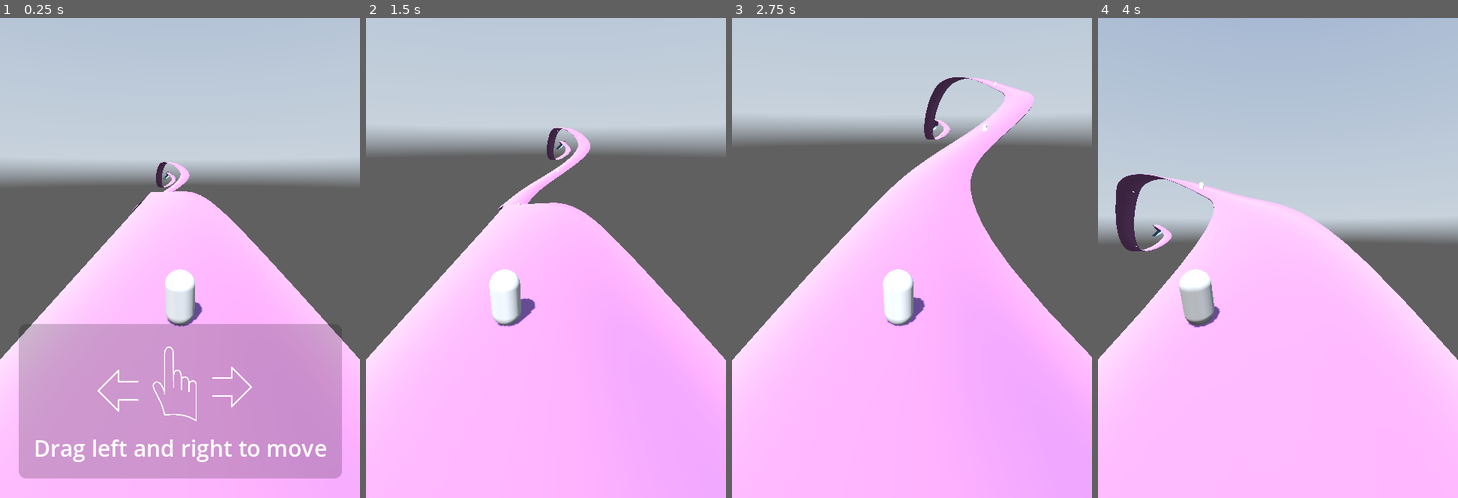
Above: before the commit, frames 1-4 (left to right).
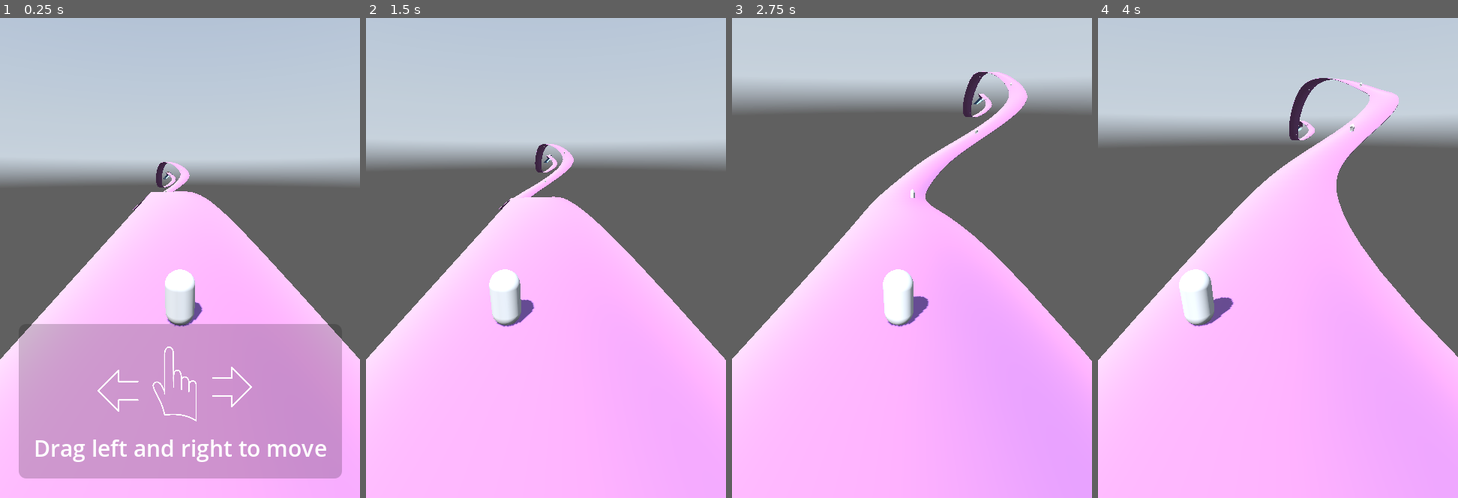
Above: after the commit, the same moments.

Repository: ludovancy/endless-roller
Game: Godot game, scene res://world.tscn
Same seed, same stepped clock (60 frames per second), same inputs: the game is played once before the commit and once after it. A sky picture missing from this copy of the repository is replaced by a grey-blue gradient.
Inputs (mouse positions are in pixels of both pictures, inside the frame that each line leads up to):
- Up to frame 1 (0.25 s): no input
- Up to frame 2 (1.5 s): tap Enter at 0.5 s; move the mouse to (625, 234) at 0.52 s; hold Right (ui_right) 0.53-1.25 s; click (625, 234) at 0.67 s; drag from (474, 282) to (528, 354) at 1.27 s
- Up to frame 3 (2.75 s): move the mouse to (948, 152) at 2.02 s; hold Right (ui_right) from 2.03 s (still down)
- Up to frame 4 (4 s): release Right (ui_right) at 2.75 s; drag from (1260, 354) to (1170, 186) at 2.77 s; move the mouse to (1386, 330) at 3.52 s; hold Left (ui_left) from 3.53 s (still down)

The runs differ from the first frame. In frame 1, less than 0.1% of the frame differs, in the area x 45-51%, y 31-37%; in frame 2, 7.1%; in frame 3, 13%; in frame 4, 25%, in the area x 0-100%, y 12-72%.

Commit message:
Bean adjustments

Diff:
--- a/bean.tscn
+++ b/bean.tscn
@@ -1,9 +1,9 @@
 [gd_scene load_steps=7 format=3 uid="uid://cw8nqv8o0etuq"]
 
 [ext_resource type="Script" path="res://src/bean.gd" id="1_cd28y"]
-[ext_resource type="PackedScene" uid="uid://btt1x38irbjrs" path="res://assets/model/bean.glb" id="2_th3f3"]
+[ext_resource type="ArrayMesh" uid="uid://dnobpiqgtivd6" path="res://assets/model/bean.obj" id="2_kv3ox"]
 
-[sub_resource type="Animation" id="Animation_mv5xm"]
+[sub_resource type="Animation" id="Animation_rq1g4"]
 resource_name = "rotate"
 loop_mode = 1
 tracks/0/type = "value"
@@ -13,38 +13,31 @@
 tracks/0/interp = 1
 tracks/0/loop_wrap = true
 tracks/0/keys = {
-"times": PackedFloat32Array(0, 0.5, 1),
-"transitions": PackedFloat32Array(1, 1, 1),
+"times": PackedFloat32Array(0, 1),
+"transitions": PackedFloat32Array(1, 1),
 "update": 0,
-"values": [Vector3(0, 0, 0), Vector3(0, 3.14159, 0), Vector3(0, 6.28319, 0)]
+"values": [Vector3(0, 0, 0), Vector3(0, 6.28319, 0)]
 }
 
-[sub_resource type="Animation" id="Animation_yu8ws"]
+[sub_resource type="Animation" id="Animation_npwvk"]
 length = 0.001
-tracks/0/type = "rotation_3d"
+tracks/0/type = "value"
 tracks/0/imported = false
 tracks/0/enabled = true
-tracks/0/path = NodePath(".")
+tracks/0/path = NodePath(".:rotation")
 tracks/0/interp = 1
 tracks/0/loop_wrap = true
-tracks/0/keys = PackedFloat32Array(0, 1, 0, 0, 0, 1)
-tracks/1/type = "value"
-tracks/1/imported = false
-tracks/1/enabled = true
-tracks/1/path = NodePath(".:rotation")
-tracks/1/interp = 1
-tracks/1/loop_wrap = true
-tracks/1/keys = {
+tracks/0/keys = {
 "times": PackedFloat32Array(0),
 "transitions": PackedFloat32Array(1),
 "update": 0,
 "values": [Vector3(0, 0, 0)]
 }
 
-[sub_resource type="AnimationLibrary" id="AnimationLibrary_6j8vy"]
+[sub_resource type="AnimationLibrary" id="AnimationLibrary_mvf3o"]
 _data = {
-"RESET": SubResource("Animation_yu8ws"),
-"rotate": SubResource("Animation_mv5xm")
+"RESET": SubResource("Animation_npwvk"),
+"rotate": SubResource("Animation_rq1g4")
 }
 
 [sub_resource type="SphereShape3D" id="SphereShape3D_rbgel"]
@@ -58,11 +51,12 @@
 collision_layer = 16
 collision_mask = 2
 
-[node name="bean" parent="Base" instance=ExtResource("2_th3f3")]
+[node name="MeshInstance3D" type="MeshInstance3D" parent="Base"]
+mesh = ExtResource("2_kv3ox")
 
-[node name="AnimationPlayer" type="AnimationPlayer" parent="Base/bean"]
+[node name="AnimationPlayer" type="AnimationPlayer" parent="Base/MeshInstance3D"]
 libraries = {
-"": SubResource("AnimationLibrary_6j8vy")
+"": SubResource("AnimationLibrary_mvf3o")
 }
 
 [node name="CollisionPolygon3D" type="CollisionShape3D" parent="Base"]
--- a/src/bean.gd
+++ b/src/bean.gd
@@ -1,7 +1,7 @@
 extends Node3D
 @onready var base: Area3D = $Base
-@onready var bean: Node3D = $Base/bean
-@onready var animation_player: AnimationPlayer = $Base/bean/AnimationPlayer
+@onready var mesh_instance_3d: MeshInstance3D = $Base/MeshInstance3D
+@onready var animation_player: AnimationPlayer = $Base/MeshInstance3D/AnimationPlayer
 
 @export var width = 8.0
 
@@ -14,5 +14,5 @@
 
 func _on_base_body_entered(body: Node3D) -> void:
 	print("Coin")
-	bean.visible = false
+	mesh_instance_3d.visible = false
 	queue_free()
--- a/src/world.gd
+++ b/src/world.gd
@@ -1,7 +1,7 @@
 extends Node3D
 
 @export var points_in_curve : int = 10
-@export var init_speed : float = 0.08
+@export var init_speed : float = 0.05
 var speed = init_speed
 var t : float = .03
 const path_obj = preload("res://path.tscn")
Not shown, added: assets/model/bean.obj
Not shown, added: assets/model/bean.obj.import
